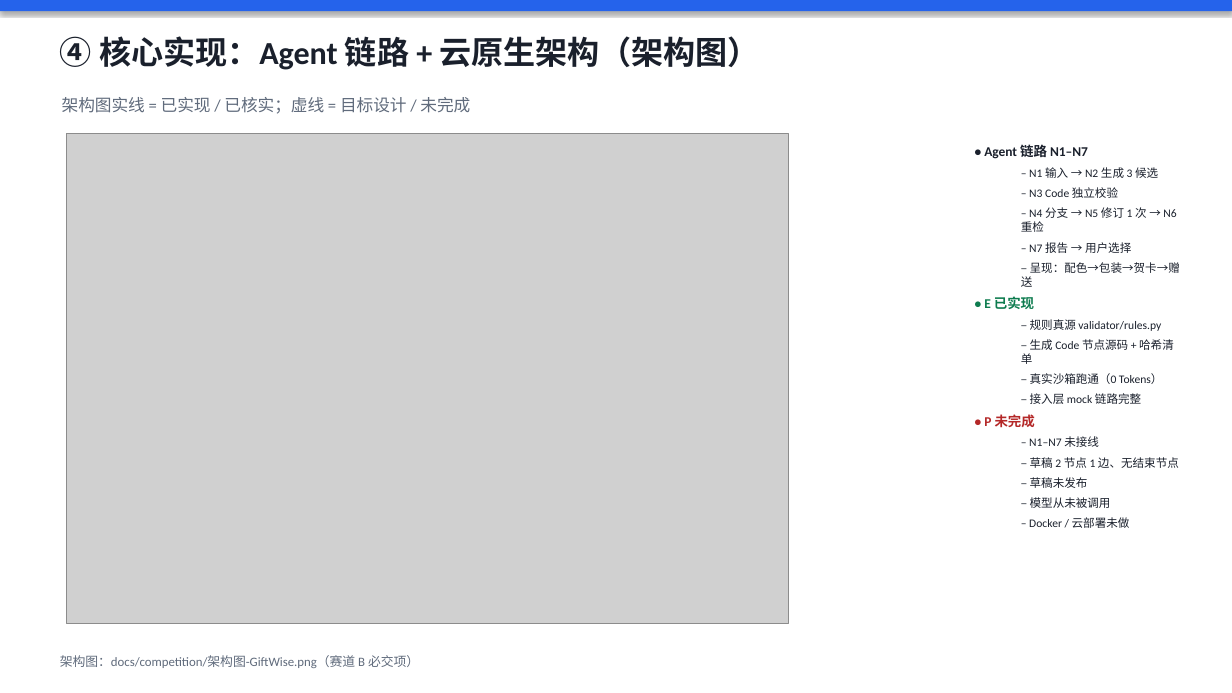
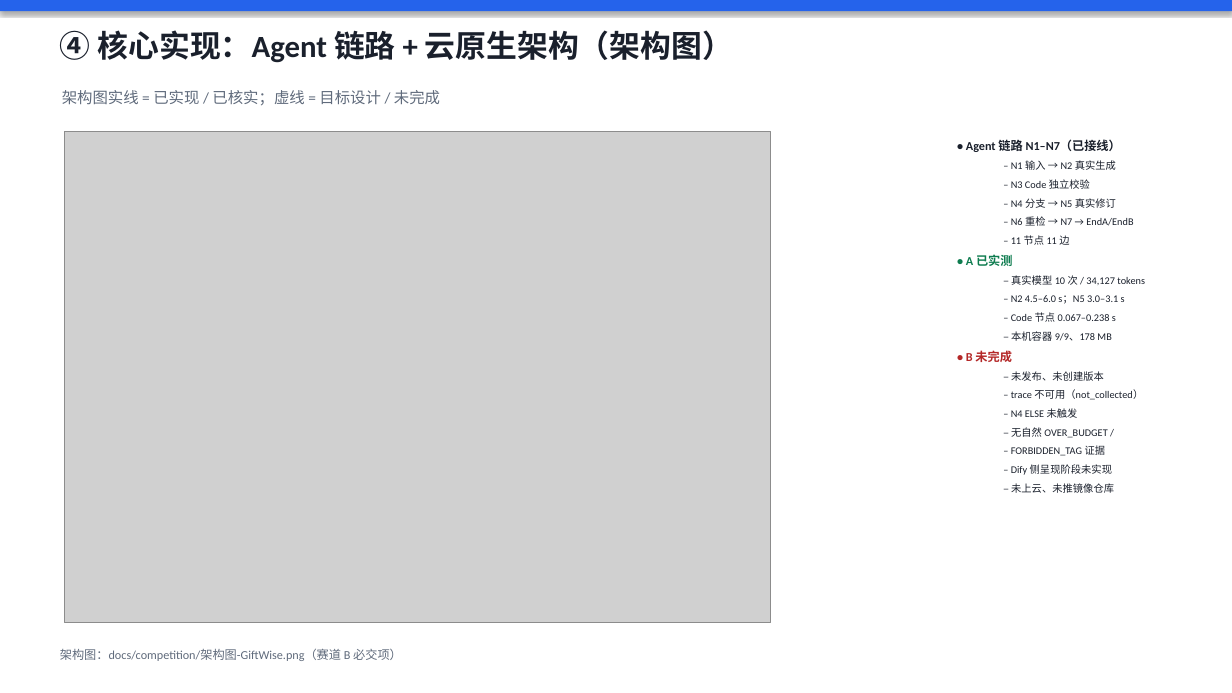
Before and after one commit to sunnyyang0822-stack/GiftWise-AI, a slide deck: slide 4 of docs/competition/答辩PPT-GiftWise.pptx. Drawn at 1232x693 pixels with LibreOffice and Linux fonts; fonts in the diff are those of the drawing; grey boxes stand for pictures. Boxes give left, top, right and bottom in pixels: in the first picture for what was removed or moved away, otherwise in the second. Text is boxed around its words. In the diff, an @@ line names an element or a change of style, - is before the commit and + after.

Commit message:
快照：#9 发布线在途改动（答辩 PPT / 架构图 / 材料清单 / 演示脚本）

```diff
--- a/docs/competition/答辩PPT-GiftWise.pptx
+++ b/docs/competition/答辩PPT-GiftWise.pptx
@@ text "④ 核心实现：Agent 链路 + 云原生架构（架构图）" at <box>60,30,733,63</box>: size 25 to 24 pt @@
@@ text "架构图实线 = 已实现 / 已核实；虚线 ...": place and size @@
-text "架构图实线 = 已实现 / 已核实；虚线 ..." at <box>62,97,470,114</box>
+text "架构图实线 = 已实现 / 已核实；虚线 ..." at <box>62,90,440,105</box>
@@ text "架构图实线 = 已实现 / 已核实；虚线 ..." at <box>62,90,440,105</box>: size 13 to 12 pt @@
@@ picture: place and size @@
-picture at <box>67,134,788,624</box>
+picture at <box>65,131,771,623</box>
@@ text "• Agent 链路 N1–N7（已接线）": place and size @@
-text "• Agent 链路 N1–N7（已接线）" at <box>984,142,1180,528</box>
+text "• Agent 链路 N1–N7（已接线）" at <box>966,138,1145,493</box>
@@ text at <box>966,138,1121,170</box>: text changed; size 10.5 to 9.5 pt @@
-• Agent 链路 N1–N7
-  – N1 输入 → N2 生成 3 候选
+• Agent 链路 N1–N7（已接线）
+  – N1 输入 → N2 真实生成
@@ text at <box>1011,179,1090,189</box>: size 9 to 8 pt in "– N3 Code 独立校验" @@
@@ text at <box>966,198,1145,493</box>: text changed; size 9 to 8 pt @@
-  – N4 分支 → N5 修订 1 次 → N6 重检
-  – N7 报告 → 用户选择
-  – 呈现：配色→包装→贺卡→赠送
-• E 已实现
-  – 规则真源 validator/rules.py
-  – 生成 Code 节点源码 + 哈希清单
-  – 真实沙箱跑通（0 Tokens）
-  – 接入层 mock 链路完整
-• P 未完成
-  – N1–N7 未接线
-  – 草稿 2 节点 1 边、无结束节点
-  – 草稿未发布
-  – 模型从未被调用
-  – Docker / 云部署未做
+  – N4 分支 → N5 真实修订
+  – N6 重检 → N7 → EndA/EndB
+  – 11 节点 11 边
+• A 已实测
+  – 真实模型 10 次 / 34,127 tokens
+  – N2 4.5–6.0 s；N5 3.0–3.1 s
+  – Code 节点 0.067–0.238 s
+  – 本机容器 9/9、178 MB
+• B 未完成
+  – 未发布、未创建版本
+  – trace 不可用（not_collected）
+  – N4 ELSE 未触发
+  – 无自然 OVER_BUDGET /
+  – FORBIDDEN_TAG 证据
+  – Dify 侧呈现阶段未实现
+  – 未上云、未推镜像仓库
@@ text "架构图：docs/competition/架构图-GiftWise.png（赛道 B 必交项）" at <box>60,649,402,661</box>: size 10 to 9.5 pt @@
```
Also in this commit, not shown: 5 other slides changed, 2 slides added, 2 slides removed, 4 other files.
